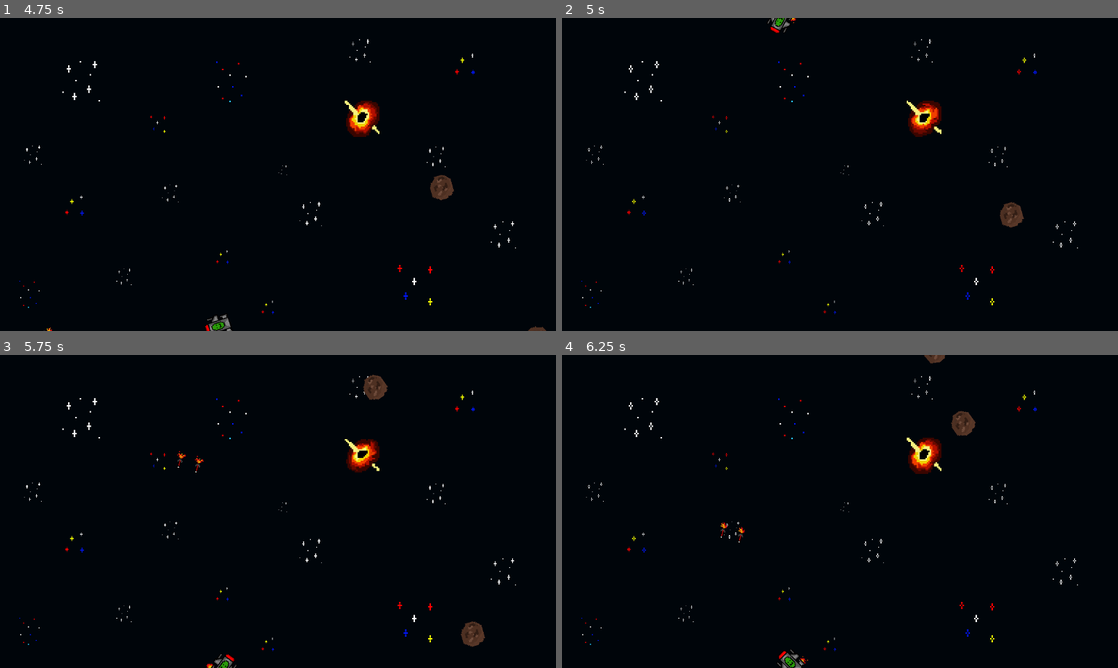
Above: before the commit, frames 1-4 (two rows, left to right).
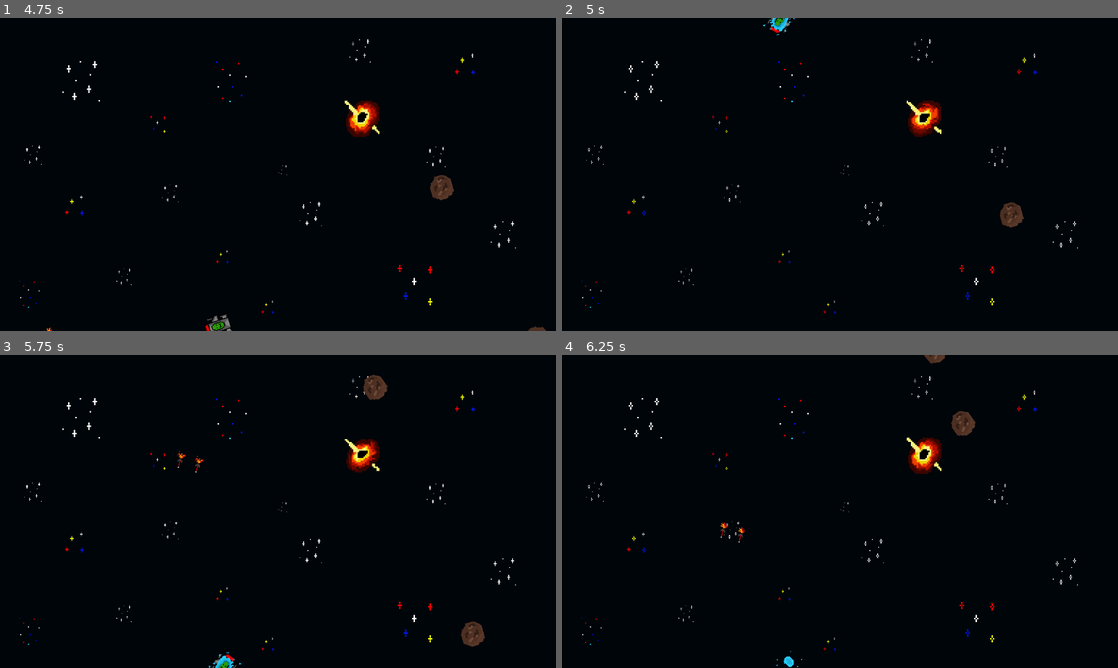
Above: after the commit, the same moments.

Repository: htoo-aung/Asteroids
Game: Godot game, scene res://scenes/main.tscn
Two runs of this game, one before a commit and one after it. Both use one fixed random seed, a clock stepped at 60 frames per second and the inputs below.
Inputs:
- Up to frame 1 (4.75 s): tap Enter at 0.5 s; hold D (rotate_right) 0.53-1.28 s; hold Space (shoot) 0.53-1.28 s; hold A (rotate_left) 1.28-2.03 s; tap Space (shoot) at 1.35, 2.85, 4.35 s; hold Space (shoot) 2.03-2.78 s; hold D (rotate_right) 2.03-3.53 s; hold Space (shoot) 3.53-4.28 s; hold A (rotate_left) from 3.53 s (still down)
- Up to frame 2 (5 s): keep holding A (rotate_left)
- Up to frame 3 (5.75 s): keep holding A (rotate_left); hold Space (shoot) from 5.03 s (still down)
- Up to frame 4 (6.25 s): release A (rotate_left) at 5.78 s; release Space (shoot) at 5.78 s; hold D (rotate_right) from 5.78 s (still down); tap Space (shoot) at 5.85 s

Frame 1 is identical in both runs. In frame 2, 0.1% of the frame differs, in the area x 36-43%, y 0-6%; in frame 3, 0.1%; in frame 4, 0.2%, in the area x 38-45%, y 94-100%.

Commit message:
warp animation now playing when player is wrapping

Diff:
--- a/scenes/asteroid.tscn
+++ b/scenes/asteroid.tscn
@@ -80,11 +80,13 @@
 "
 
 [sub_resource type="CircleShape2D" id="CircleShape2D_0djh4"]
-radius = 33.0151
+radius = 58.0086
 
 [node name="Asteroid" type="RigidBody2D"]
 collision_layer = 2
 gravity_scale = 0.0
+contact_monitor = true
+max_contacts_reported = 1
 script = ExtResource("1_p33fk")
 
 [node name="AnimatedSprite2D" type="AnimatedSprite2D" parent="."]
@@ -107,3 +109,4 @@
 shape = SubResource("CircleShape2D_0djh4")
 
 [connection signal="body_entered" from="." to="." method="_on_body_entered"]
+[connection signal="body_entered" from="Area2D" to="." method="_on_area_2d_body_entered"]
--- a/scenes/player.tscn
+++ b/scenes/player.tscn
@@ -155,17 +155,8 @@
 }, {
 "duration": 1.0,
 "texture": SubResource("AtlasTexture_0l0is")
-}, {
-"duration": 1.0,
-"texture": SubResource("AtlasTexture_0amsh")
-}, {
-"duration": 1.0,
-"texture": SubResource("AtlasTexture_eha54")
-}, {
-"duration": 1.0,
-"texture": SubResource("AtlasTexture_mge1x")
 }],
-"loop": true,
+"loop": false,
 "name": &"warp",
 "speed": 5.0
 }]
@@ -175,13 +166,15 @@
 
 [node name="Player" type="RigidBody2D"]
 gravity_scale = 0.0
+contact_monitor = true
+max_contacts_reported = 1
 script = ExtResource("1_2gx6f")
 
 [node name="AnimatedSprite2D" type="AnimatedSprite2D" parent="."]
 scale = Vector2(2, 2)
 sprite_frames = SubResource("SpriteFrames_wf0si")
 animation = &"warp"
-autoplay = "warp"
+autoplay = "idle"
 
 [node name="PlayerCollision" type="CollisionShape2D" parent="."]
 scale = Vector2(2, 2)
@@ -199,5 +192,3 @@
 
 [node name="ShootingSFX" type="AudioStreamPlayer2D" parent="."]
 stream = ExtResource("3_3fntx")
-
-[connection signal="body_entered" from="." to="." method="_on_body_entered"]
--- a/scripts/asteroid.gd
+++ b/scripts/asteroid.gd
@@ -16,5 +16,15 @@
 	animatedSprite.play("explode")
 	animatedSprite.connect("animation_finished", _on_explosion_finished)
 
+	set_collision_layer(0)
+	set_collision_mask(0)
+
+	get_node("CollisionShape2D").queue_free()
+
 func _on_explosion_finished():
 	queue_free()
+
+
+func _on_area_2d_body_entered(body: Node2D) -> void:
+	body.damage_taken()
+	print("hit")
--- a/scripts/player.gd
+++ b/scripts/player.gd
@@ -15,22 +15,26 @@
 	timer.connect("timeout", _on_timer_timeout)
 
 func _integrate_forces(state: PhysicsDirectBodyState2D) -> void:
+
 	warp()
 
 func _physics_process(delta: float) -> void:
 	get_input(delta)
 
 func get_input(delta: float):
-	if(Input.is_anything_pressed() == false):
-		animatedSprite.play("idle")
-
 	if(Input.is_action_pressed("rotate_left")):
 		apply_torque(-rotate_speed)
-		animatedSprite.play("rotate_left")
+	elif(Input.is_action_pressed("rotate_right")):
+		apply_torque(rotate_speed)
 
-	if(Input.is_action_pressed("rotate_right")):
-		apply_torque(rotate_speed)
-		animatedSprite.play("rotate_right")
+	if not is_warp:
+		if(Input.is_action_pressed("rotate_left")):
+			animatedSprite.play("rotate_left")
+		elif(Input.is_action_pressed("rotate_right")):
+			animatedSprite.play("rotate_right")
+		else:
+			animatedSprite.play("idle")
+
 
 	if(can_shoot == true and Input.is_action_pressed("shoot")):
 		shoot()
@@ -70,14 +74,20 @@
 	var screen_bounds : Vector2 = get_viewport_rect().size / 2.0
 	var new_pos = position
 
+	if new_pos.x != wrapf(new_pos.x, -screen_bounds.x, screen_bounds.x):
+		start_warp_animation()
+	if new_pos.y != wrapf(new_pos.y, -screen_bounds.y, screen_bounds.y):
+		start_warp_animation()
+
 	new_pos.x = wrapf(new_pos.x, -screen_bounds.x, screen_bounds.x)
 	new_pos.y = wrapf(new_pos.y, -screen_bounds.y, screen_bounds.y)
 	position = new_pos
 
-func start_warp():
-	is_warp = true
-	animatedSprite.play("warp")
-	animatedSprite.connect("animation_finished", _on_warp_finished)
+func start_warp_animation():
+	if not is_warp:
+		is_warp = true
+		animatedSprite.play("warp")
+		animatedSprite.connect("animation_finished", _on_warp_finished)
 
 func _on_warp_finished():
 	is_warp = false
@@ -85,9 +95,3 @@
 
 func damage_taken():
 	animatedSprite.play("death")
-
-
-
-func _on_body_entered(body: Node) -> void:
-	if body is RigidBody2D:
-		print("working")
